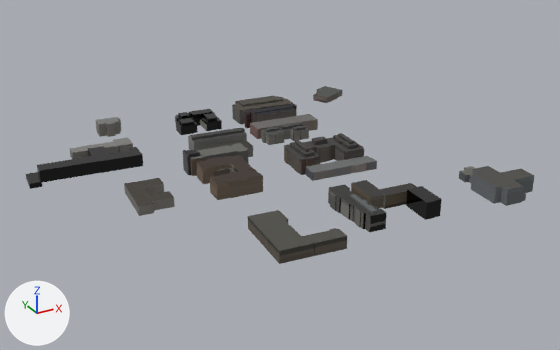
The glTF model v2/tiles/t_-2_-4.far.glb as it was, and as the next commit left it.
Both versions are drawn from a 50 mm camera at (-631.0, 427.0, 213.0) aimed at (-394.0, 858.0, -2.0). Lighting does not change. The marker at lower left points along +X, +Y and +Z. The first picture is the older version. Where no turn or scale is listed for an object, it has been applied to the vertices. Vertices at exactly the same position are counted once.

Objects in the first picture: 'opaque'.
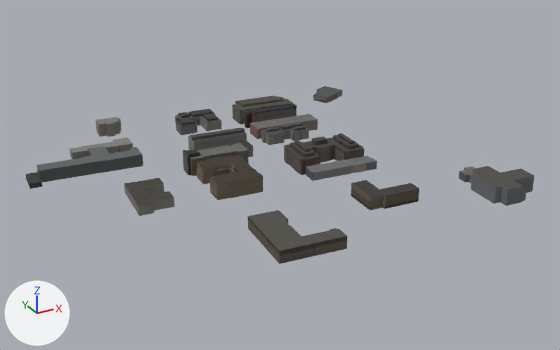
The edits, one by one:
me_opaque is used by ob_opaque; location (-407.1, 870.3, 8.0).
me_opaque had 3490 vertices, 4146 faces and spanned x -144.0..144.0, y -128.0..128.0, z -8.0..8.0.
me_opaque now has 3104 vertices, 3705 faces and spans x -144.0..144.0, y -128.0..128.0, z -8.0..8.0.
me_opaque part 1: the loose piece of 306 vertices spanning x 14.0..28.0, y -116.0..-70.0, z -8.0..4.0 is deleted.
me_opaque part 2: the loose piece of 80 vertices spanning x 55.0..68.0, y -119.0..-97.0, z -8.0..3.0 is deleted.
me_opaque part 3: 433 kept faces spanning x -144.0..17.0, y 42.0..114.0, z -8.0..1.0 get new texture (UV) coordinates.

What differs and where, as boxes (x1, y1, x2, y2) in the pictures (560 x 350 px):
part 1 of me_opaque, deleted
    before: (328, 184, 386, 232)
part 2 of me_opaque, deleted
    before: (406, 186, 442, 220)
part 3 of me_opaque, surface changed (black to grey)
    both: (26, 111, 222, 189)
